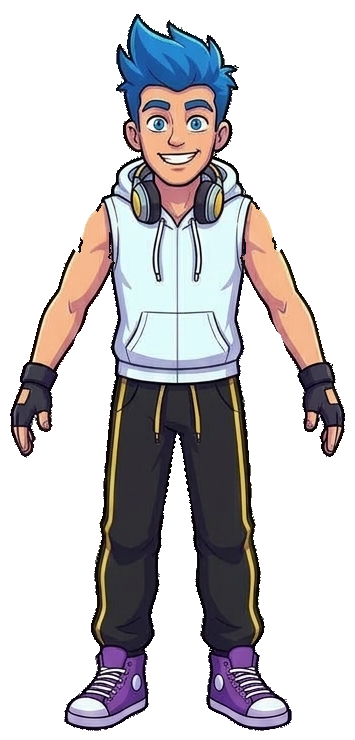
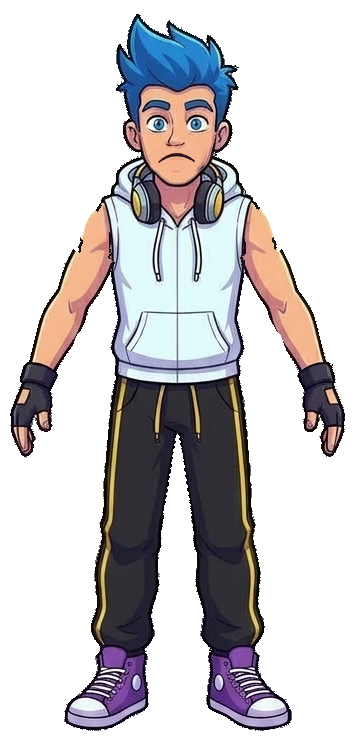
The second 355×740 image is a revision of the first. Changes to its layers:
added layer "mouth_sad" above "head" over [148, 140, 208, 174]
